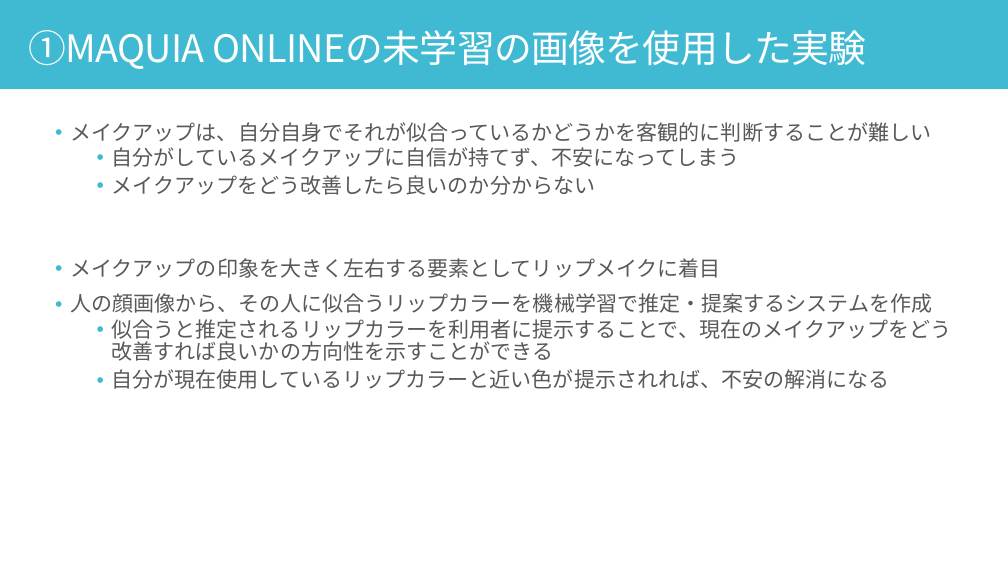
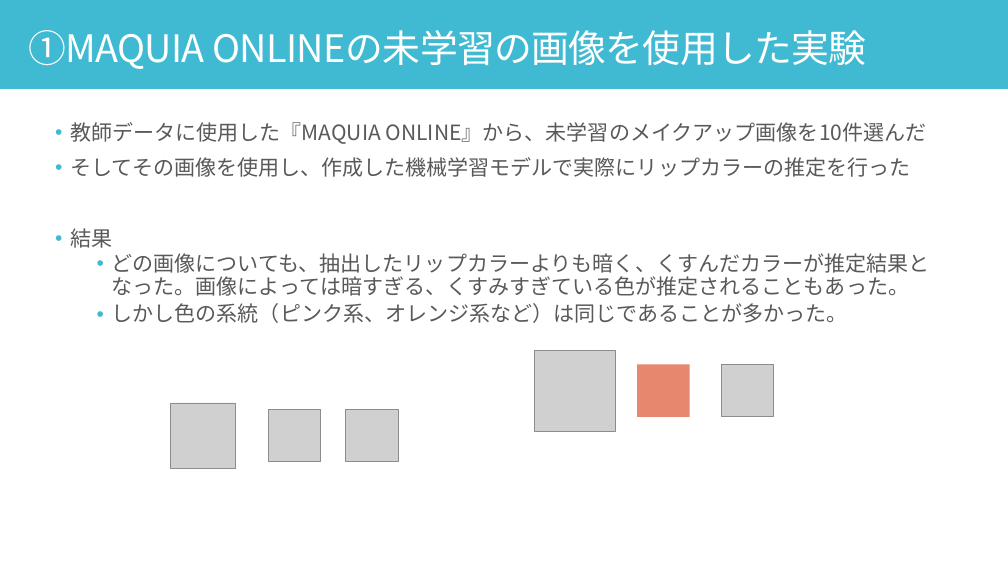
Before and after one commit to yuu5322/sci23, a slide deck: slide 15 of 口頭試問.pptx (slide 12 before the commit). Drawn at 1008x567 pixels with LibreOffice and Linux fonts; fonts in the diff are those of the drawing; grey boxes stand for pictures. Boxes give left, top, right and bottom in pixels: in the first picture for what was removed or moved away, otherwise in the second. Text is boxed around its words. In the diff, an @@ line names an element or a change of style, - is before the commit and + after.

```diff
--- a/口頭試問.pptx
+++ b/口頭試問.pptx
@@ text at <box>70,122,930,323</box>: text changed @@
-• メイクアップは、自分自身でそれが似合っているかどうかを客観的に判断することが難しい
-  • 自分がしているメイクアップに自信が持てず、不安になってしまう
-  • メイクアップをどう改善したら良いのか分からない
-• メイクアップの印象を大きく左右する要素としてリップメイクに着目
-• 人の顔画像から、その人に似合うリップカラーを機械学習で推定・提案するシステムを作成
-  • 似合うと推定されるリップカラーを利用者に提示することで、現在のメイクアップをどう改善すれば良いかの方向性を示すことができる
-  • 自分が現在使用しているリップカラーと近い色が提示されれば、不安の解消になる
+• 教師データに使用した『MAQUIA ONLINE』から、未学習のメイクアップ画像を10件選んだ
+• そしてその画像を使用し、作成した機械学習モデルで実際にリップカラーの推定を行った
+• 結果
+  • どの画像についても、抽出したリップカラーよりも暗く、くすんだカラーが推定結果となった。画像によっては暗すぎる、くすみすぎている色が推定されることもあった。
+  • しかし色の系統（ピンク系、オレンジ系など）は同じであることが多かった。
@@ picture added at <box>535,350,616,431</box> @@
@@ rectangle added at <box>637,364,690,417</box>, fill #E6886E @@
@@ picture added at <box>721,364,774,417</box> @@
@@ picture added at <box>170,403,235,468</box> @@
@@ picture added at <box>268,409,321,461</box> @@
@@ picture added at <box>346,409,398,461</box> @@
```
Also in this commit, not shown: 10 other slides changed, 4 slides added.
